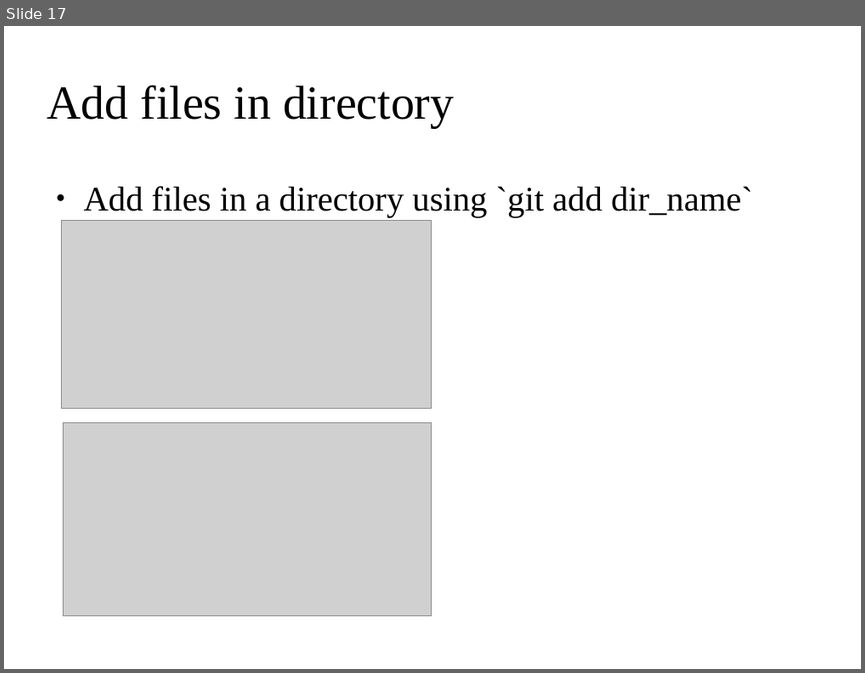
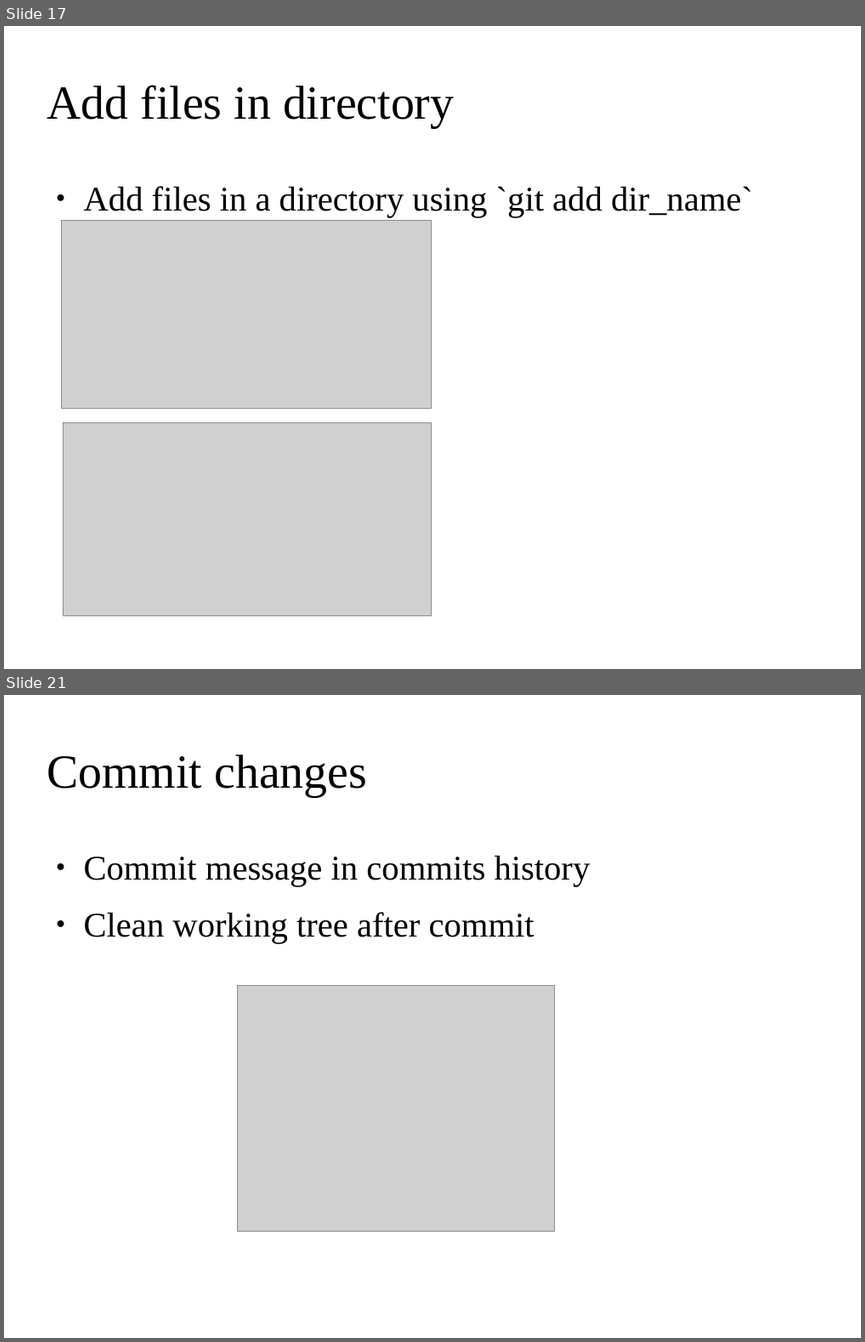
Before and after one commit to ehsansh84/git-tutorial, a slide deck: git.odp. Shown one above the other, each under a label of ours: slide 17 before the commit, slides 17 and 21 after it; the slides between them are not shown. The pictures are 865x673 and 865x1342 pixels, drawn with LibreOffice and Linux fonts; fonts in the diff are those of the drawing; grey boxes stand for pictures; background and template pictures are left out. Boxes give left, top, right and bottom in pixels: in the first picture for what was removed or moved away, otherwise in the second. Text is boxed around its words. In the diff, an @@ line names an element or a change of style, - is before the commit and + after.

```diff
--- a/git.odp
+++ b/git.odp
@@ slide 21 added at (4, 695, 861, 1338), background picture (left out) @@
@@ title added at (46, 755, 367, 797), 44 pt, text #000000 @@
+Commit changes
@@ text added at (84, 855, 590, 943), 32 pt, text #000000 @@
+● Commit message in commits history
+● Clean working tree after commit
@@ picture added at (237, 985, 555, 1231) @@
```
Also in this commit, not shown: 1 slide changed, 20 other slides added, 10 slides removed.
